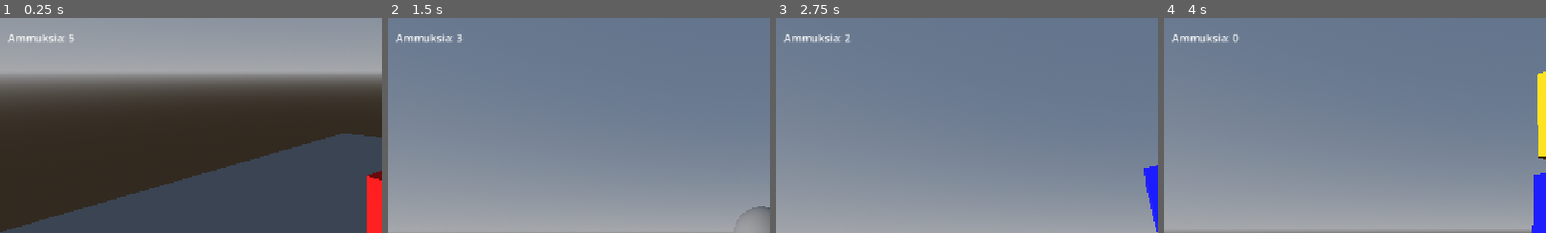
Above: before the commit, frames 1-4 (left to right).
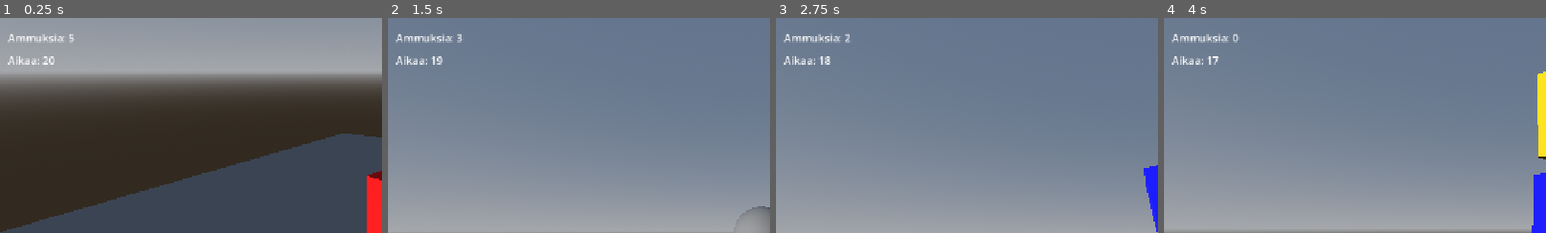
Above: after the commit, the same moments.

Repository: santtu-kumpulainen/3d-fysiikkapeli
Game: Godot game, scene res://scenes/root.tscn
Same seed, same stepped clock (60 frames per second), same inputs: the game is played once before the commit and once after it.
Inputs (mouse positions are % of the whole screen's width and height, from its top left):
- Up to frame 1 (0.25 s): no input
- Up to frame 2 (1.5 s): tap Enter at 0.5 s; move the mouse to (55, 50) at 0.52 s; tap R at 0.6, 1.35 s; click (55, 50) at 0.67 s; move the mouse to (45, 50) at 1.27 s; click (45, 50) at 1.42 s
- Up to frame 3 (2.75 s): move the mouse to (52, 48) at 2.02 s; tap R at 2.1 s; click (52, 48) at 2.17 s
- Up to frame 4 (4 s): move the mouse to (49, 52) at 2.77 s; tap R at 2.85, 3.6 s; click (49, 52) at 2.92 s; move the mouse to (57, 51) at 3.52 s; click (57, 51) at 3.67 s
The pictures show only the part of the screen within x 1-51%, y 0-50%; the shares and areas given below are measured in that part.

The runs differ from the first frame. In frame 1, 0.2% of the frame differs, in the area x 2-15%, y 17-22%; in frame 2, 0.3%; in frame 3, 0.3%; in frame 4, 0.2%.

Commit message:
Task 9: Add game timer

Diff:
--- a/3d_fysiikkapeli/scenes/root.gd
+++ b/3d_fysiikkapeli/scenes/root.gd
@@ -9,6 +9,9 @@
 @onready var ammo_label: Label = $CanvasLayer/AmmoLabel
 @onready var victory_label: Label = $CanvasLayer/Message
 @onready var score_label: Label = $CanvasLayer/ScoreLabel
+@onready var timer_label: Label = $CanvasLayer/TimerLabel
+
+var time_left: float = 20.0
 
 var ammo_left: int = 5
 var game_over: bool = false
@@ -26,6 +29,8 @@
 	for box in get_tree().get_nodes_in_group("tower_boxes"):
 		if box.has_signal("toppled"):
 			box.toppled.connect(_on_box_toppled)
+
+	timer_label.text = "Aikaa: 60"
 
 
 
@@ -106,14 +111,31 @@
 	score_label.text = "Kaatuneet: %d%% / 100%%" % percentage
 
 
-func _process(_delta: float) -> void:
+
+func _process(delta: float) -> void:
 	if game_over:
 		return
 
 	update_score()
 
+	# 100 % kaatuneita laatikoita tarkoittaa voittoa
 	if get_fallen_percentage() >= 100:
 		end_game(true)
+		return
+
+	# Vähennä aikaa
+	time_left -= delta
+	time_left = maxf(time_left, 0.0)
+
+	timer_label.text = "Aikaa: %d" % ceili(time_left)
+
+	# Ajan loppuminen tarkoittaa häviötä
+	if time_left <= 0.0:
+		game_over = true
+		victory_label.text = "Aika loppui! Kaatuneet: %d%%. Paina R yrittääksesi uudelleen." % get_fallen_percentage()
+		victory_label.visible = true
+		Input.mouse_mode = Input.MOUSE_MODE_VISIBLE
+
 
 
 func end_game(won: bool) -> void:
--- a/3d_fysiikkapeli/scenes/root.tscn
+++ b/3d_fysiikkapeli/scenes/root.tscn
@@ -142,3 +142,9 @@
 offset_right = 1001.0
 offset_bottom = 41.0
 horizontal_alignment = 1
+
+[node name="TimerLabel" type="Label" parent="CanvasLayer" unique_id=1872760410]
+offset_left = 25.0
+offset_top = 52.0
+offset_right = 65.0
+offset_bottom = 75.0
